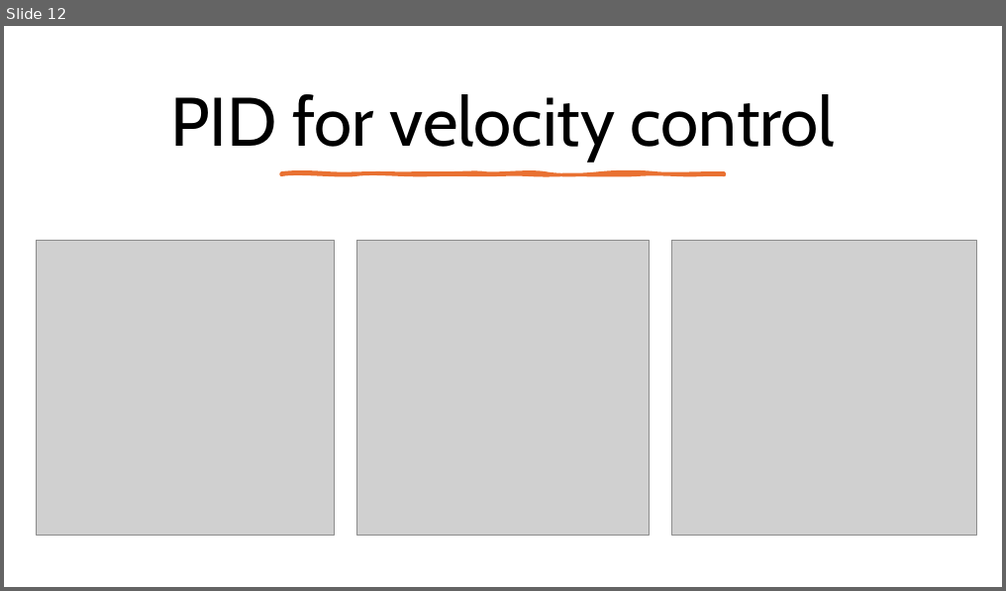
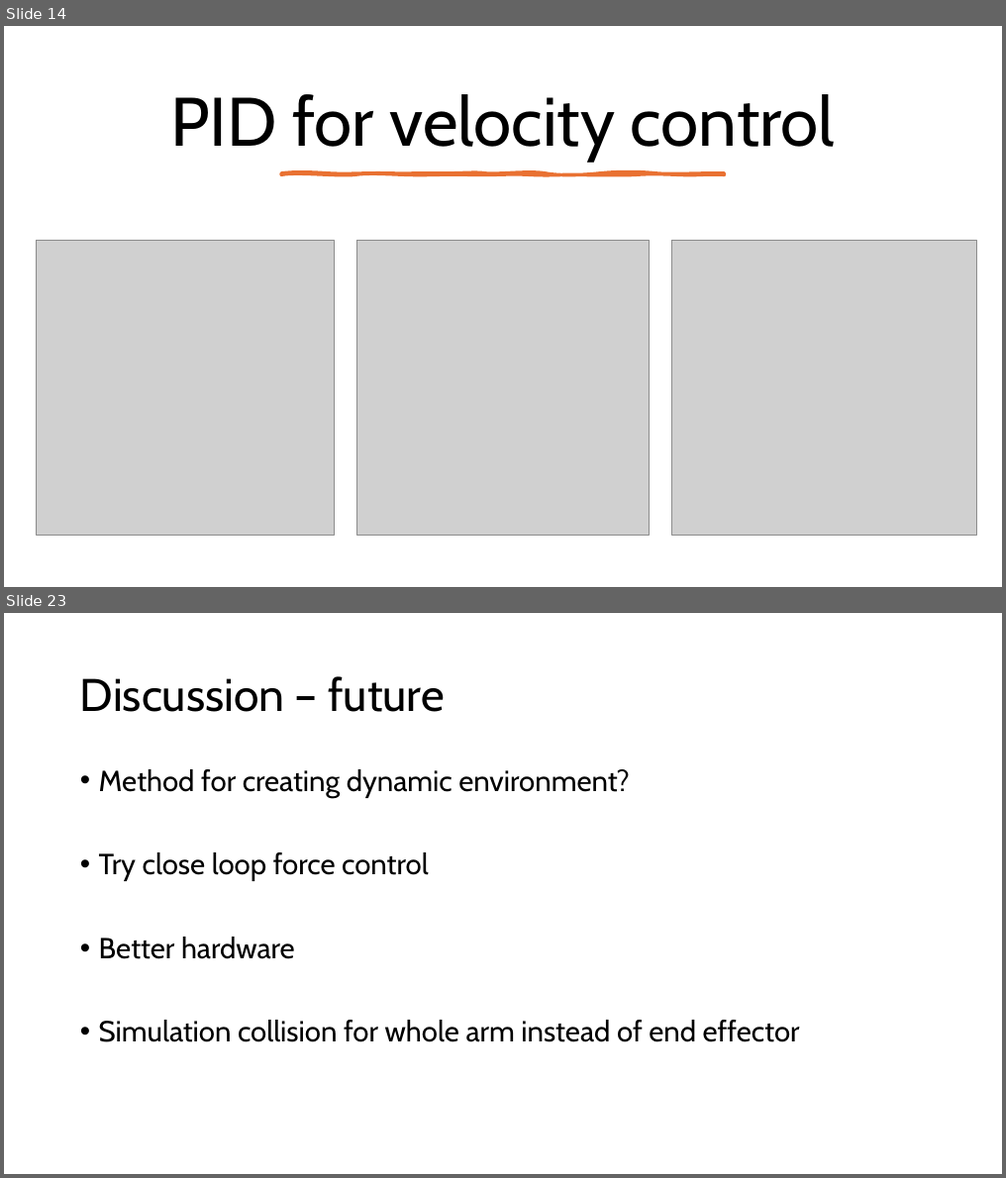
Before and after one commit to dthung99/Advanced_Medical_Robotics_MSc_course, a slide deck: Advanced_Robotics_Report_Presentation.pptx. Shown one above the other, each under a label of ours: slide 12 before the commit, slides 14 and 23 after it; the slides between them are not shown. The pictures are 1006x591 and 1006x1178 pixels, drawn with LibreOffice and Linux fonts; fonts in the diff are those of the drawing; grey boxes stand for pictures. Boxes give left, top, right and bottom in pixels: in the first picture for what was removed or moved away, otherwise in the second. Text is boxed around its words. In the diff, an @@ line names an element or a change of style, - is before the commit and + after.

```diff
--- a/Advanced_Robotics_Report_Presentation.pptx
+++ b/Advanced_Robotics_Report_Presentation.pptx
@@ slide 23 added at (4,613,1002,1174), background #FFFFFF @@
@@ title added at (80,676,445,712), 44 pt, text #000000 @@
+Discussion – future
@@ text added at (99,769,800,1043), 28 pt, text #000000 @@
+• Method for creating dynamic environment?
+• Try close loop force control
+• Better hardware
+• Simulation collision for whole arm instead of end effector
@@ what was slide 12 is now slide 14 @@
```
Also in this commit, not shown: 10 slides changed, 4 other slides added, 7 other files.
